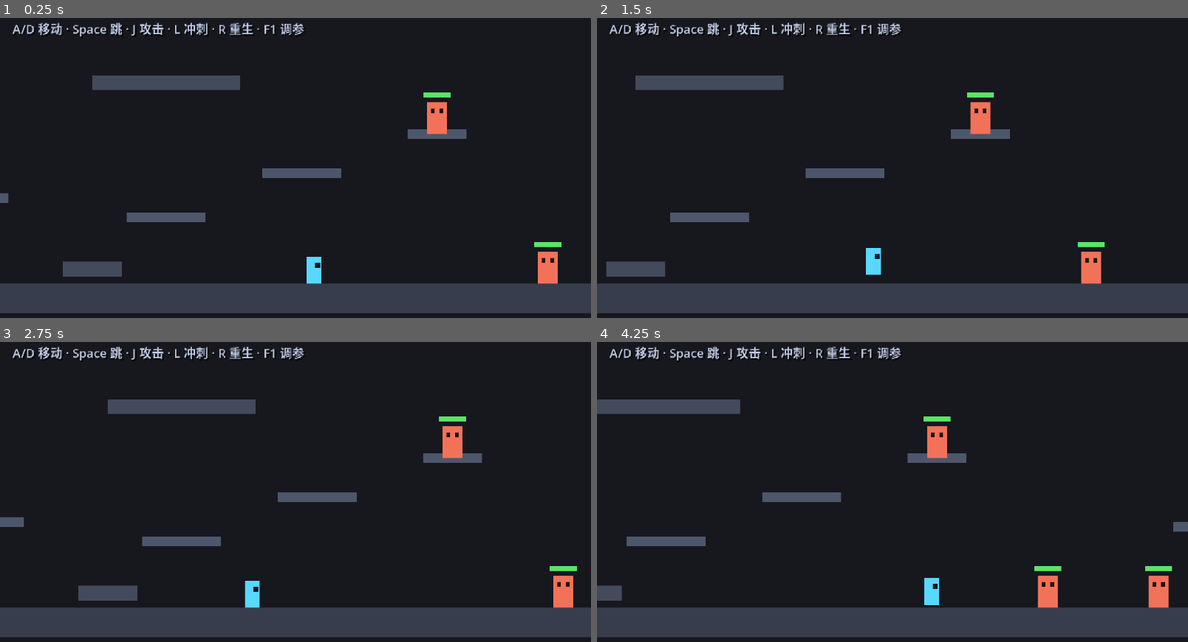
Above: before the commit, frames 1-4 (two rows, left to right).
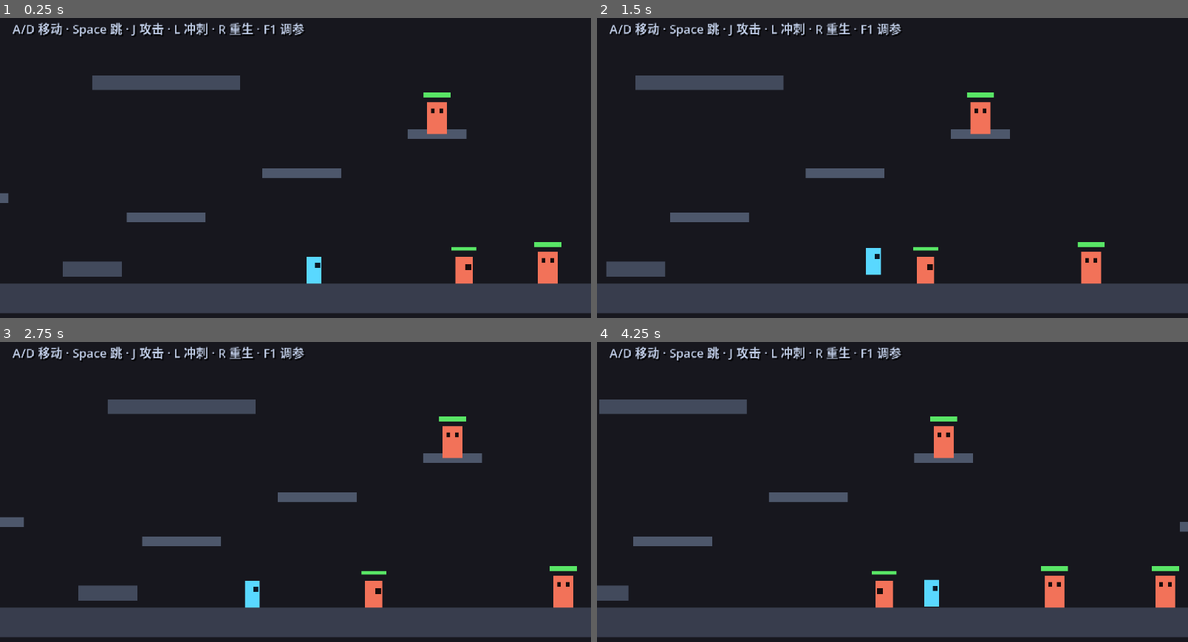
Above: after the commit, the same moments.

Repository: Palard-Lancelot/Palard-ZMD
Game: Godot game, scene res://scenes/boot/boot.tscn
Same seed, same stepped clock (60 frames per second), same inputs: the game is played once before the commit and once after it.
Inputs:
- Up to frame 1 (0.25 s): no input
- Up to frame 2 (1.5 s): tap Enter at 0.5 s; hold D (move_right) from 0.53 s (still down); tap J (attack) at 0.6 s; tap Space (jump) at 0.77 s; tap R at 0.8, 1.35 s
- Up to frame 3 (2.75 s): tap Space (jump) at 1.52 s; tap J (attack) at 1.55, 2.1 s; release D (move_right) at 2.03 s; hold A (move_left) from 2.03 s (still down); tap R at 2.3 s
- Up to frame 4 (4.25 s): release A (move_left) at 2.78 s; hold D (move_right) from 2.78 s (still down); tap L (dash) at 2.85 s; tap Space (jump) at 3.02, 3.77 s; tap J (attack) at 3.05 s; tap R at 3.6 s

The runs differ from the first frame. In frame 1, 0.3% of the frame differs, in the area x 76-81%, y 76-89%; in frame 2, 0.3%; in frame 3, 0.3%; in frame 4, 1.7%, in the area x 0-99%, y 19-89%.

Commit message:
feat(enemy): 敌人 AI 框架 + 冲锋兵 (阶段0 任务 0.10)
设计依据：DESIGN.md 第 7 节「敌人四原型」
  冲锋兵 = 直线接近 → 近身攻击，逼玩家做的决策是「拉开距离」

新增：
- scripts/enemies/enemy_base.gd   可复用敌人骨架
    · 帧驱动状态机（与玩家共用 state_machine.gd）
    · idle → chase → windup → attack → recover 完整循环
    · 自带重力与地面移动，不依赖玩家的 FeelConfig
    · 玩家感知（水平距离 + 垂直容差），灰盒阶段不需要寻路
    · 受击：闪白 / 击退 / 顿帧 / 死亡 / revive
    ⚠️ 支柱2 硬要求写进基类：windup_frames 被强制 >= 10，
       子类无法绕过前摇 —— 这是「禁止无效死亡」的机制保证
- scripts/enemies/rusher.gd      冲锋兵（继承基类，仅覆盖参数）
    HP 24 / 伤害 10 / 速度 78 / 感知 150 / 攻击距离 26
    前摇 20 帧（0.33 秒）期间继续以 45% 速度逼近 → 制造压迫感
- scenes/enemies/rusher.tscn     碰撞盒 14x22，攻击盒从身前 14px 起、宽 34

测试基础设施改进：
- test_level.gd 新增隔离模式（环境变量 PALARD_ISOLATE=1）
    冻结所有敌人 AI 与攻击盒，但**保留靶子本体**。
    为什么是冻结而非删除：攻击测试需要一个可打的假人，
    删除会让靶子消失。之前用删除导致攻击测试静默失败。
- run-tests.ps1 支持按套件设置 isolate 标志
    验证敌人行为的套件必须 isolate=false（否则把被测对象冻结了）

关卡新增 3 个冲锋兵（x=380 / x=780 / x=700 平台上）

新增 tests/test_enemy_ai.gd（6 项断言）：
  · 进入 chase（主动追击）
  · 追击缩短距离 88px
  · 进入 windup 前摇
  · 前摇持续 >= 10 帧（支柱2 要求）
  · 进入 attack
  · 玩家最终掉血 -20 HP

验证：7 个套件 46/46 全部通过（7+8+6+9+6+4+6）

Diff:
--- /dev/null
+++ b/scenes/enemies/rusher.tscn
@@ -0,0 +1,67 @@
+[gd_scene load_steps=6 format=3]
+
+[ext_resource type="Script" path="res://scripts/enemies/rusher.gd" id="1_rusher"]
+[ext_resource type="Script" path="res://scripts/combat/enemy_attack_box.gd" id="2_attackbox"]
+
+[sub_resource type="RectangleShape2D" id="RectangleShape2D_body"]
+size = Vector2(14, 22)
+
+[sub_resource type="RectangleShape2D" id="RectangleShape2D_hurt"]
+size = Vector2(16, 24)
+
+[sub_resource type="RectangleShape2D" id="RectangleShape2D_attack"]
+size = Vector2(34, 20)
+
+[node name="Rusher" type="CharacterBody2D"]
+collision_layer = 4
+collision_mask = 1
+script = ExtResource("1_rusher")
+
+[node name="CollisionShape2D" type="CollisionShape2D" parent="."]
+position = Vector2(0, -11)
+shape = SubResource("RectangleShape2D_body")
+
+[node name="Body" type="Polygon2D" parent="."]
+color = Color(0.95, 0.45, 0.35, 1)
+polygon = PackedVector2Array(-7, -22, 7, -22, 7, 0, -7, 0)
+
+[node name="Eye" type="Polygon2D" parent="."]
+color = Color(0.1, 0.05, 0.05, 1)
+polygon = PackedVector2Array(-6, -16, -1, -16, -1, -11, -6, -11)
+
+[node name="Hurtbox" type="Area2D" parent="."]
+collision_layer = 4
+collision_mask = 0
+monitoring = false
+monitorable = true
+
+[node name="CollisionShape2D" type="CollisionShape2D" parent="Hurtbox"]
+position = Vector2(0, -11)
+shape = SubResource("RectangleShape2D_hurt")
+
+[node name="EnemyAttackBox" type="Area2D" parent="."]
+collision_layer = 16
+collision_mask = 32
+monitoring = false
+monitorable = true
+script = ExtResource("2_attackbox")
+contact_damage = 10
+
+[node name="CollisionShape2D" type="CollisionShape2D" parent="EnemyAttackBox"]
+position = Vector2(14, -11)
+shape = SubResource("RectangleShape2D_attack")
+disabled = true
+
+[node name="HpBarBg" type="ColorRect" parent="."]
+offset_left = -10.0
+offset_top = -30.0
+offset_right = 10.0
+offset_bottom = -27.0
+color = Color(0.12, 0.1, 0.12, 1)
+mouse_filter = 2
+
+[node name="HpBar" type="ColorRect" parent="HpBarBg"]
+offset_right = 20.0
+offset_bottom = 3.0
+color = Color(0.35, 0.9, 0.4, 1)
+mouse_filter = 2
--- a/scenes/world/test_level.tscn
+++ b/scenes/world/test_level.tscn
@@ -18,6 +18,7 @@
 [ext_resource type="PackedScene" path="res://scenes/player/player.tscn" id="1_player"]
 [ext_resource type="Script" path="res://scripts/world/test_level.gd" id="2_level"]
 [ext_resource type="PackedScene" path="res://scenes/enemies/dummy.tscn" id="3_dummy"]
+[ext_resource type="PackedScene" path="res://scenes/enemies/rusher.tscn" id="4_rusher"]
 
 [sub_resource type="RectangleShape2D" id="RectangleShape2D_ground"]
 size = Vector2(1320, 24)
@@ -316,6 +317,15 @@
 [node name="Dummy4" parent="." instance=ExtResource("3_dummy")]
 position = Vector2(1050, -80)
 max_hp = 60
+
+[node name="Rusher1" parent="." instance=ExtResource("4_rusher")]
+position = Vector2(380, 0)
+
+[node name="Rusher2" parent="." instance=ExtResource("4_rusher")]
+position = Vector2(780, 0)
+
+[node name="Rusher3" parent="." instance=ExtResource("4_rusher")]
+position = Vector2(700, -88)
 
 [node name="HUD" type="CanvasLayer" parent="."]
 layer = 50
--- /dev/null
+++ b/scripts/enemies/enemy_base.gd
@@ -0,0 +1,389 @@
+extends CharacterBody2D
+## 敌人基类（阶段 0 任务 0.10）
+##
+## 提供一个可复用的敌人骨架：
+##   · 帧驱动状态机（与玩家共用 state_machine.gd）
+##   · 重力与地面移动（自带，不依赖玩家的 FeelConfig 移动参数）
+##   · 玩家感知（距离判定，不需要寻路 —— 灰盒阶段足够）
+##   · 攻击循环：冷却 → **前摇（可变黄预警）** → 有效帧 → 后摇
+##   · 受击：闪白 / 击退 / 顿帧 / 死亡
+##
+## ⚠️ 支柱2 硬要求（DESIGN.md 第 1 节）：
+##   任何能造成伤害的攻击都必须有**清晰前摇**。
+##   本基类把前摇做成必经阶段，子类无法绕过。
+##
+## 子类用法：继承本脚本，调整 @export 参数即可
+##   （见 rusher.gd —— 冲锋兵）
+
+signal died
+
+# ============================================================
+# 可配置参数（子类用 @export 覆盖）
+# ============================================================
+
+@export_group("属性")
+@export var max_hp: int = 30
+@export var contact_damage: int = 10
+
+@export_group("移动")
+@export var move_speed: float = 70.0
+@export var gravity: float = 682.7
+@export var max_fall_speed: float = 700.0
+
+@export_group("感知与攻击")
+## 发现玩家的水平距离
+@export var detect_range: float = 140.0
+## 进入攻击的距离
+@export var attack_range: float = 28.0
+## 攻击冷却（帧）
+@export var attack_cooldown: int = 60
+## 前摇（帧）—— 这是给玩家的反应时间，不得小于 10
+@export var windup_frames: int = 20
+## 有效帧（帧）
+@export var active_frames: int = 6
+## 后摇（帧）
+@export var recovery_frames: int = 18
+## 前摇期间是否继续移动（冲锋兵会，形成"扑上来"的压迫感）
+@export var move_during_windup: bool = true
+## 前摇期间的移动速度倍率
+@export var windup_speed_mult: float = 0.5
+
+@export_group("受击")
+@export var hurt_stun_frames: int = 10
+@export var knockback_force: float = 130.0
+
+# ============================================================
+# 状态
+# ============================================================
+
+const StateMachineScript := preload("res://scripts/player/state_machine.gd")
+
+const S_IDLE := &"idle"
+const S_CHASE := &"chase"
+const S_WINDUP := &"windup"
+const S_ATTACK := &"attack"
+const S_RECOVER := &"recover"
+const S_HURT := &"hurt"
+const S_DEAD := &"dead"
+
+const BASE_COLOR := Color(0.95, 0.45, 0.35, 1.0)
+const TELEGRAPH_COLOR := Color(1.0, 0.85, 0.25, 1.0)
+const ACTIVE_COLOR := Color(1.0, 0.25, 0.15, 1.0)
+const FLASH_COLOR := Color(1.0, 1.0, 1.0, 1.0)
+const DEAD_COLOR := Color(0.25, 0.2, 0.22, 1.0)
+
+var hp: int = 30
+var is_dead: bool = false
+var facing: float = -1.0
+var debug_state: String = "idle"
+
+var _sm: RefCounted = null
+var _flash_frames: int = 0
+var _attack_timer: int = 0
+var _player: Node2D = null
+
+@onready var _body: Polygon2D = $Body
+@onready var _eye: Polygon2D = $Eye
+@onready var _hp_bar: ColorRect = $HpBarBg/HpBar
+@onready var _hp_bar_bg: ColorRect = $HpBarBg
+@onready var _attack_box: Area2D = $EnemyAttackBox
+@onready var _hurtbox: Area2D = $Hurtbox
+
+
+func _ready() -> void:
+	hp = max_hp
+	# 前摇绝不允许太短 —— 违反支柱2 的"禁止无效死亡"
+	windup_frames = maxi(windup_frames, 10)
+	add_to_group("enemy")
+	_sm = StateMachineScript.new()
+	_sm.add_state(S_IDLE, 0, [S_CHASE, S_HURT, S_DEAD])
+	_sm.add_state(S_CHASE, 0, [S_IDLE, S_WINDUP, S_HURT, S_DEAD])
+	_sm.add_state(S_WINDUP, 0, [])
+	_sm.add_state(S_ATTACK, 0, [])
+	_sm.add_state(S_RECOVER, 0, [])
+	_sm.add_state(S_HURT, 0, [])
+	_sm.add_state(S_DEAD, 999999, [])
+	_sm.set_state(S_IDLE)
+	debug_state = str(_sm.get_state())
+	_attack_timer = attack_cooldown
+	_update_hp_bar()
+	if _attack_box:
+		_attack_box.deactivate()
+	_apply_facing()
+
+
+func _physics_process(delta: float) -> void:
+	if _sm == null:
+		return
+
+	# 顿帧：与玩家一致，实体逻辑整体冻结
+	if _is_frozen():
+		velocity = Vector2.ZERO
+		return
+
+	if _flash_frames > 0:
+		_flash_frames -= 1
+		if _flash_frames == 0:
+			_restore_color()
+
+	_apply_gravity(delta)
+	_tick_ai()
+	move_and_slide()
+	_sm.tick()
+
+
+# ============================================================
+# 物理
+# ============================================================
+
+func _apply_gravity(delta: float) -> void:
+	velocity.y += gravity * delta
+	velocity.y = minf(velocity.y, max_fall_speed)
+
+
+# ============================================================
+# AI 主循环
+# ============================================================
+
+func _tick_ai() -> void:
+	if is_dead:
+		velocity.x = move_toward(velocity.x, 0.0, 400.0 * get_physics_process_delta_time())
+		return
+
+	match _sm.get_state():
+		S_IDLE:
+			velocity.x = 0.0
+			if _player_in_range(detect_range):
+				_enter(S_CHASE)
+
+		S_CHASE:
+			if not _player_in_range(detect_range * 1.6):
+				_enter(S_IDLE)
+				return
+			_face_target()
+			if _player_in_range(attack_range) and _attack_timer <= 0:
+				_enter(S_WINDUP)
+				return
+			velocity.x = facing * move_speed
+
+		S_WINDUP:
+			_face_target()
+			if move_during_windup:
+				velocity.x = facing * move_speed * windup_speed_mult
+			else:
+				velocity.x = move_toward(velocity.x, 0.0, 600.0 * get_physics_process_delta_time())
+			if _sm.get_frame() >= windup_frames:
+				_enter(S_ATTACK)
+
+		S_ATTACK:
+			velocity.x = 0.0
+			if _sm.get_frame() >= active_frames:
+				if _attack_box:
+					_attack_box.deactivate()
+				_enter(S_RECOVER)
+
+		S_RECOVER:
+			velocity.x = move_toward(velocity.x, 0.0, 500.0 * get_physics_process_delta_time())
+			if _sm.get_frame() >= recovery_frames:
+				_attack_timer = attack_cooldown
+				_enter(S_CHASE)
+
+		S_HURT:
+			velocity.x = move_toward(velocity.x, 0.0, 900.0 * get_physics_process_delta_time())
+			if _sm.get_frame() >= hurt_stun_frames:
+				_enter(S_CHASE)
+
+		S_DEAD:
+			pass
+
+	# 攻击冷却递减
+	if _attack_timer > 0:
+		_attack_timer -= 1
+
+
+## 进入状态：处理每个状态的「入场动作」
+func _enter(next: StringName) -> void:
+	if not _sm.set_state(next) and not _sm.is_state(next):
+		# 转换被最小帧数挡住时用 force（AI 状态机不需要严格转换表）
+		_sm.force_state(next)
+
+	match next:
+		S_WINDUP:
+			_body.color = TELEGRAPH_COLOR
+			_eye.color = Color(0.5, 0.15, 0.05, 1.0)
+		S_ATTACK:
+			_body.color = ACTIVE_COLOR
+			if _attack_box:
+				_attack_box.activate()
+		S_RECOVER:
+			_body.color = BASE_COLOR
+			_eye.color = Color(0.1, 0.05, 0.05, 1.0)
+		S_HURT:
+			pass
+		S_DEAD:
+			_die()
+
+	debug_state = str(next)
+
+
+# ============================================================
+# 感知
+# ============================================================
+
+func _get_player() -> Node2D:
+	if _player == null or not is_instance_valid(_player):
+		_player = get_tree().get_first_node_in_group("player")
+	return _player
+
+
+func _player_in_range(r: float) -> bool:
+	var p := _get_player()
+	if p == null:
+		return false
+	var d := p.global_position - global_position
+	return absf(d.x) <= r and absf(d.y) <= 90.0
+
+
+func _face_target() -> void:
+	var p := _get_player()
+	if p == null:
+		return
+	var dx: float = p.global_position.x - global_position.x
+	if absf(dx) > 1.0:
+		facing = signf(dx)
+		_apply_facing()
+
+
+func _apply_facing() -> void:
+	if _body:
+		_body.scale.x = absf(_body.scale.x) * facing
+	if _eye:
+		_eye.scale.x = facing
+	if _attack_box:
+		var sh := _attack_box.get_node_or_null("CollisionShape2D") as CollisionShape2D
+		if sh:
+			sh.position.x = absf(sh.position.x) * facing
+
+
+# ============================================================
+# 受击
+# ============================================================
+
+func take_hit(damage: int, from_position: Vector2) -> void:
+	if is_dead:
+		return
+
+	hp = maxi(0, hp - damage)
+	_flash_frames = 3
+	_body.color = FLASH_COLOR
+	_update_hp_bar()
+	_apply_hitstop()
+
+	var dir: float = signf(global_position.x - from_position.x)
+	if is_zero_approx(dir):
+		dir = -facing
+
+	if hp == 0:
+		velocity = Vector2(dir * knockback_force * 1.5, -110.0)
+		_enter(S_DEAD)
+	else:
+		velocity = Vector2(dir * knockback_force, -40.0)
+		_enter(S_HURT)
+
+	print("[%s] 受击 -%d HP → %d/%d%s" % [
+		name, damage, hp, max_hp, "  ☠ 死亡" if hp == 0 else ""])
+
+
+func _apply_hitstop() -> void:
+	var gt := get_node_or_null("/root/GameTime")
+	if gt == null:
+		return
+	var is_kill: bool = hp == 0
+	var feel := _feel()
+	if feel == null:
+		gt.request_hitstop(10 if is_kill else 5)
+		gt.request_shake(4.0 if is_kill else 2.0, 5)
+		return
+	gt.request_hitstop(feel.hitstop_kill_frames if is_kill else feel.hitstop_hit_frames)
+	gt.request_shake(
+		feel.shake_kill_amplitude if is_kill else feel.shake_hit_amplitude,
+		feel.shake_duration_frames)
+
+
+func _die() -> void:
+	is_dead = true
+	velocity.x = 0.0
+	_body.color = DEAD_COLOR
+	_hp_bar_bg.visible = false
+	if _attack_box:
+		_attack_box.deactivate()
+	remove_from_group("enemy")
+	var tw := create_tween()
+	tw.set_parallel(true)
+	tw.tween_property(_body, "scale", Vector2(1.4, 0.25), 0.14)
+	tw.tween_property(_body, "modulate:a", 0.3, 0.3)
+	died.emit()
+
+
+func revive() -> void:
+	is_dead = false
+	add_to_group("enemy")
+	hp = max_hp
+	_flash_frames = 0
+	_attack_timer = attack_cooldown
+	_body.scale = Vector2(absf(_body.scale.x), 1.0)
+	_body.modulate.a = 1.0
+	_body.color = BASE_COLOR
+	_eye.color = Color(0.1, 0.05, 0.05, 1.0)
+	_hp_bar_bg.visible = true
+	if _attack_box:
+		_attack_box.deactivate()
+	_sm.force_state(S_IDLE)
+	debug_state = str(S_IDLE)
+	_update_hp_bar()
+
+
+# ============================================================
+# 辅助
+# ============================================================
+
+func _update_hp_bar() -> void:
+	var ratio: float = float(hp) / float(maxi(1, max_hp))
+	_hp_bar.size.x = _hp_bar_bg.size.x * ratio
+	if ratio > 0.5:
+		_hp_bar.color = Color(0.35, 0.9, 0.4)
+	elif ratio > 0.25:
+		_hp_bar.color = Color(0.95, 0.8, 0.3)
+	else:
+		_hp_bar.color = Color(0.9, 0.3, 0.3)
+
+
+func _restore_color() -> void:
+	if is_dead:
+		_body.color = DEAD_COLOR
+		return
+	match _sm.get_state():
+		S_WINDUP:
+			_body.color = TELEGRAPH_COLOR
+		S_ATTACK:
+			_body.color = ACTIVE_COLOR
+		_:
+			_body.color = BASE_COLOR
+			_eye.color = Color(0.1, 0.05, 0.05, 1.0)
+
+
+func _is_frozen() -> bool:
+	var gt := get_node_or_null("/root/GameTime")
+	return gt != null and gt.is_frozen()
+
+
+func _feel() -> Resource:
+	var nodes := get_tree().get_nodes_in_group("feel_config_holder")
+	if nodes.is_empty():
+		return null
+	return nodes[0].get("feel")
+
+
+## 是否正在前摇（供测试断言 / 调试面板使用）
+func is_telegraphing() -> bool:
+	return _sm != null and _sm.is_state(S_WINDUP)
--- /dev/null
+++ b/scripts/enemies/rusher.gd
@@ -0,0 +1,40 @@
+extends "res://scripts/enemies/enemy_base.gd"
+## 冲锋兵（阶段 0 任务 0.10）
+##
+## 第一种真正的敌人：会主动追击玩家，接近后前摇 → 挥砍。
+##
+## 行为原型定位（DESIGN.md 第 7 节的敌人四原型）：
+##   冲锋兵 = 直线接近 → 近身攻击
+##   逼玩家做的决策：**拉开距离**
+##
+## 前摇期间的压迫感设计：
+##   前摇 20 帧（0.33 秒）期间**继续以半速逼近** ——
+##   给玩家"它正在扑过来"的压力，而不是原地站着挥空气。
+
+const RUSHER_HP := 24
+const RUSHER_DAMAGE := 10
+const RUSHER_SPEED := 78.0
+const RUSHER_DETECT := 150.0
+const RUSHER_ATTACK_RANGE := 26.0
+const RUSHER_COOLDOWN := 55
+const RUSHER_WINDUP := 20
+const RUSHER_ACTIVE := 6
+const RUSHER_RECOVERY := 20
+
+
+func _init() -> void:
+	# —— 属性 ——
+	max_hp = RUSHER_HP
+	contact_damage = RUSHER_DAMAGE
+	# —— 移动 ——
+	move_speed = RUSHER_SPEED
+	# —— 感知与攻击 ——
+	detect_range = RUSHER_DETECT
+	attack_range = RUSHER_ATTACK_RANGE
+	attack_cooldown = RUSHER_COOLDOWN
+	windup_frames = RUSHER_WINDUP
+	active_frames = RUSHER_ACTIVE
+	recovery_frames = RUSHER_RECOVERY
+	# 前摇期间继续逼近 —— 制造压迫感
+	move_during_windup = true
+	windup_speed_mult = 0.45
--- a/scripts/world/test_level.gd
+++ b/scripts/world/test_level.gd
@@ -13,19 +13,50 @@
 ## 掉出这个高度以下就重生
 const DEATH_Y := 200.0
 
+## 隔离模式：环境变量 PALARD_ISOLATE=1 时**冻结**关卡内所有敌人的 AI。
+##
+## 为什么是"冻结"而不是"删除"：
+##   攻击测试需要一个可打的靶子（假人），但不需要敌人主动行动。
+##   删除会让靶子消失，攻击测试就没目标了。
+##   所以这里只关掉 AI 与攻击盒，敌人仍然可以被玩家攻击。
+const ISOLATE_ENV := "PALARD_ISOLATE"
+
 @onready var player: CharacterBody2D = $Player
 @onready var win_box: Area2D = $WinBox
 
 var _spawn: Vector2
 var _fell_count: int = 0
 var _cleared: bool = false
+var _isolated: bool = false
 
 
 func _ready() -> void:
 	_spawn = SPAWN_POSITION
 	player.position = _spawn
 	win_box.body_entered.connect(_on_win_box_entered)
-	print("[LEVEL] 灰盒测试场景就绪 —— 目标：踩到右上角紫色方块")
+
+	if OS.get_environment(ISOLATE_ENV) == "1":
+		_isolate_enemies()
+
+	print("[LEVEL] 灰盒测试场景就绪%s" % (
+		"（隔离模式：敌人 AI 已冻结）" if _isolated else " —— 目标：踩到最右侧紫色方块"))
+
+
+## 冻结所有敌人的 AI 与攻击盒（保留可被攻击的靶子）
+func _isolate_enemies() -> void:
+	_isolated = true
+	var count := 0
+	for group in ["dummy", "enemy"]:
+		for e in get_tree().get_nodes_in_group(group):
+			if not is_instance_valid(e) or e == player:
+				continue
+			e.set_physics_process(false)
+			e.set("hostile", false)
+			var ab := e.get_node_or_null("EnemyAttackBox")
+			if ab and ab.has_method("deactivate"):
+				ab.deactivate()
+			count += 1
+	print("[LEVEL] 已冻结 %d 个敌人的 AI" % count)
 
 
 func _unhandled_input(event: InputEvent) -> void:
@@ -53,10 +84,11 @@
 	player.velocity = Vector2.ZERO
 	if player.has_method("respawn"):
 		player.respawn()
-	# 复活所有假人，方便反复测试打击感
-	for d in get_tree().get_nodes_in_group("dummy"):
-		if d.has_method("revive"):
-			d.revive()
+	# 复活所有敌人（假人与冲锋兵都实现了 revive）
+	for group in ["dummy", "enemy"]:
+		for e in get_tree().get_nodes_in_group(group):
+			if e.has_method("revive"):
+				e.revive()
 	_cleared = false
 
 
--- /dev/null
+++ b/tests/test_enemy_ai.gd
@@ -0,0 +1,136 @@
+extends SceneTree
+## 冲锋兵 AI 测试（阶段 0 任务 0.10）
+##
+## 验证第一种真正的敌人 AI：
+##   1. 玩家在感知范围内 → 从 idle 进入 chase（**主动追击**）
+##   2. 追击过程中与玩家的距离缩小
+##   3. 接近到攻击距离 → 进入 windup（前摇，支柱2 硬要求）
+##   4. 走完前摇 → 进入 attack 并开启攻击盒
+##   5. 玩家最终确实掉血
+##   6. 玩家离开感知范围 → 回到 idle
+##
+## 用法：
+##   $env:DSH_SKIP_BOOT_QUIT = "1"
+##   & $GODOT --headless --path . --script "res://tests/test_enemy_ai.gd"
+
+const TOTAL_FRAMES := 420
+
+var _player: CharacterBody2D = null
+var _rusher: CharacterBody2D = null
+var _started := false
+var _frame := 0
+
+var _saw_chase := false
+var _saw_windup := false
+var _saw_attack := false
+var _dist_start := 0.0
+var _dist_min := 99999.0
+var _hp_start := 0
+var _hp_min := 9999
+var _first_windup_frame := -1
+var _windup_frames_observed := 0
+
+
+func _physics_process(_d: float) -> bool:
+	if not _started:
+		_boot()
+		return false
+
+	_frame += 1
+
+	if _rusher == null or not is_instance_valid(_rusher):
+		_report()
+		return true
+
+	var st: String = str(_rusher.get("debug_state"))
+	match st:
+		"chase":
+			_saw_chase = true
+		"windup":
+			_saw_windup = true
+			_windup_frames_observed += 1
+			if _first_windup_frame < 0:
+				_first_windup_frame = _frame
+		"attack":
+			_saw_attack = true
+
+	var dist: float = absf(_player.global_position.x - _rusher.global_position.x)
+	_dist_min = minf(_dist_min, dist)
+
+	var hp: int = _player.hp
+	_hp_min = mini(_hp_min, hp)
+
+	# 第 240 帧把玩家瞬移到远处，验证脱战回到 idle
+	if _frame == 240:
+		_player.position.x += 900.0
+
+	if _frame >= TOTAL_FRAMES:
+		_report()
+		return true
+	return false
+
+
+func _boot() -> void:
+	_started = true
+	var scene: PackedScene = load("res://scenes/boot/boot.tscn")
+	var root: Node = scene.instantiate()
+	get_root().add_child(root)
+
+	_player = root.get_node_or_null("World/Player") as CharacterBody2D
+	_rusher = root.get_node_or_null("World/Rusher1") as CharacterBody2D
+	if _player == null or _rusher == null:
+		print("[TEST] FAIL: 找不到 Player 或 Rusher1")
+		quit(1)
+		return
+
+	# 关键：玩家放在敌人感知范围内，但**超出攻击距离** ——
+	# 这样才能验证"主动追击"而不是"站着就能打到"
+	var detect: float = float(_rusher.get("detect_range"))
+	var attack: float = float(_rusher.get("attack_range"))
+	var start_dist: float = (detect + attack) * 0.5
+
+	_player.position = Vector2(_rusher.position.x + start_dist, _rusher.position.y)
+	_player.velocity = Vector2.ZERO
+	_dist_start = start_dist
+
+	_hp_start = _player.hp
+	_hp_min = _player.hp
+
+	print("[TEST] 假人感知范围: %.0f  攻击距离: %.0f" % [detect, attack])
+	print("[TEST] 初始距离: %.0fpx（在感知内、攻击外）" % start_dist)
+
+
+func _report() -> void:
+	var dist_closed: float = _dist_start - _dist_min
+	var damage: int = _hp_start - _hp_min
+
+	var checks: Array = [
+		["进入 chase 状态（主动追击）", _saw_chase],
+		["追击缩短了距离 %.0fpx" % dist_closed, dist_closed > 20.0],
+		["进入 windup（前摇可预判）", _saw_windup],
+		["前摇持续 >= 10 帧（支柱2 要求）", _windup_frames_observed >= 10],
+		["进入 attack 状态", _saw_attack],
+		["玩家最终掉血（-%d HP）" % damage, damage > 0],
+	]
+
+	print("")
+	print("[TEST] ============== 冲锋兵 AI 测试 ==============")
+	var passed := 0
+	for c in checks:
+		var ok: bool = c[1]
+		if ok:
+			passed += 1
+		var tag := "[PASS]"
+		if not ok:
+			tag = "[FAIL]"
+		print("[TEST]   %s %s" % [tag, c[0]])
+	print("[TEST] -------------------------------------------")
+	print("[TEST] 距离: %.0f → 最近 %.0f" % [_dist_start, _dist_min])
+	print("[TEST] HP: %d → %d（最低）" % [_hp_start, _hp_min])
+	print("[TEST] 首次前摇帧: %d" % _first_windup_frame)
+	print("[TEST] 结果: %d / %d 通过" % [passed, checks.size()])
+	if passed == checks.size():
+		print("[TEST] ★ 全部通过")
+	else:
+		print("[TEST] ✗ 有失败项")
+	print("[TEST] ===========================================")
